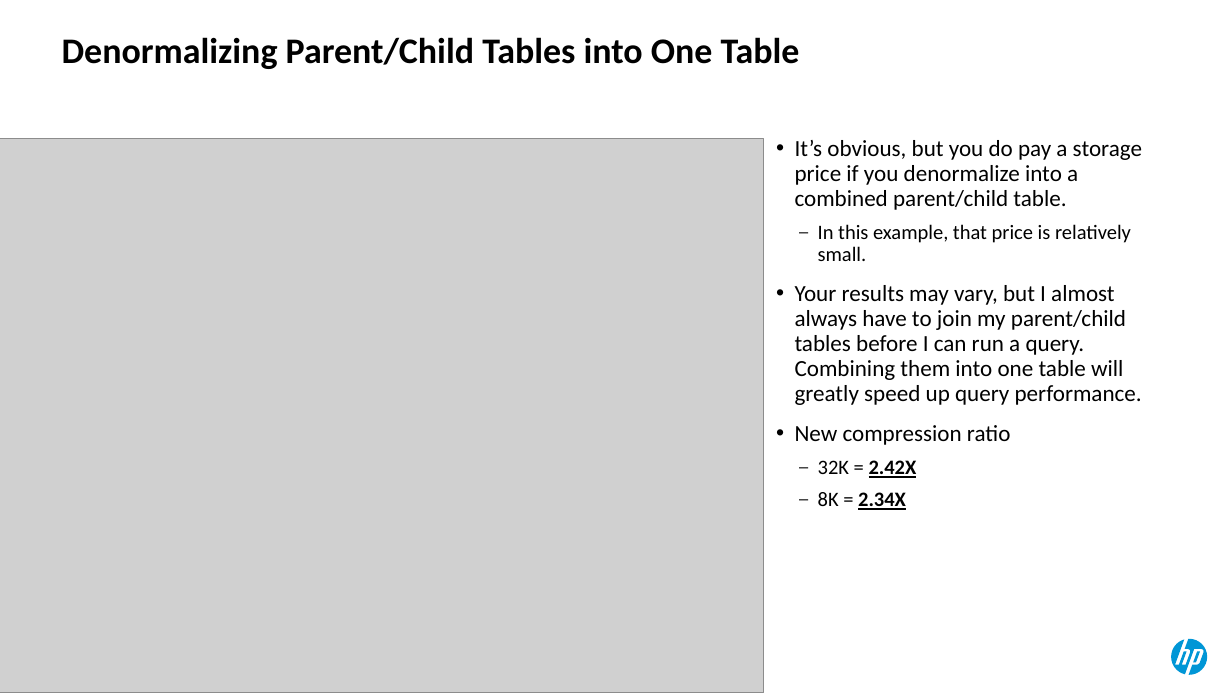
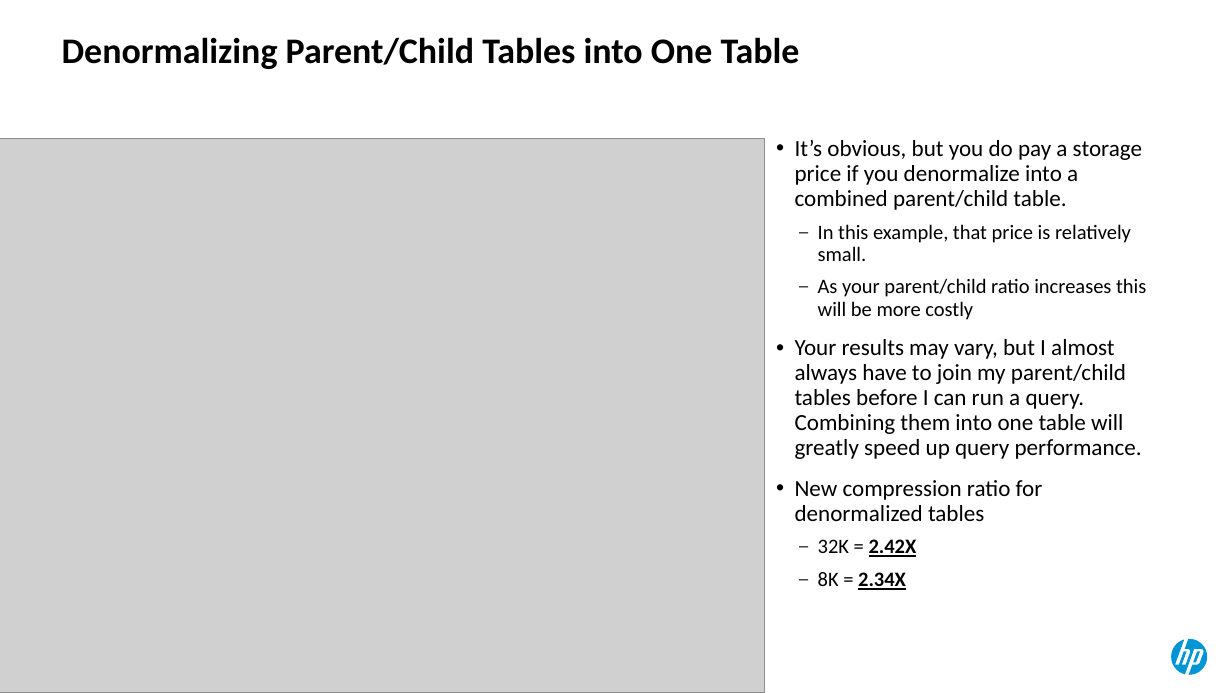
Before and after one commit to Dyland28/HP-Data-Compression, a slide deck: slide 17 of compression_sand_weiss_hotsos_2018.pptx. Drawn at 1232x693 pixels with LibreOffice and Linux fonts; fonts in the diff are those of the drawing; grey boxes stand for pictures. Boxes give left, top, right and bottom in pixels: in the first picture for what was removed or moved away, otherwise in the second. Text is boxed around its words. In the diff, an @@ line names an element or a change of style, - is before the commit and + after.

```diff
--- a/compression_sand_weiss_hotsos_2018.pptx
+++ b/compression_sand_weiss_hotsos_2018.pptx
@@ text at (818, 278, 1146, 320): paragraph added @@
+  – As your parent/child ratio increases this will be more costly
@@ text at (795, 480, 1043, 521): text changed @@
-• New compression ratio
+• New compression ratio for denormalized tables
```
Also in this commit, not shown: 4 other slides changed, 3 slides added, 2 slides removed.
